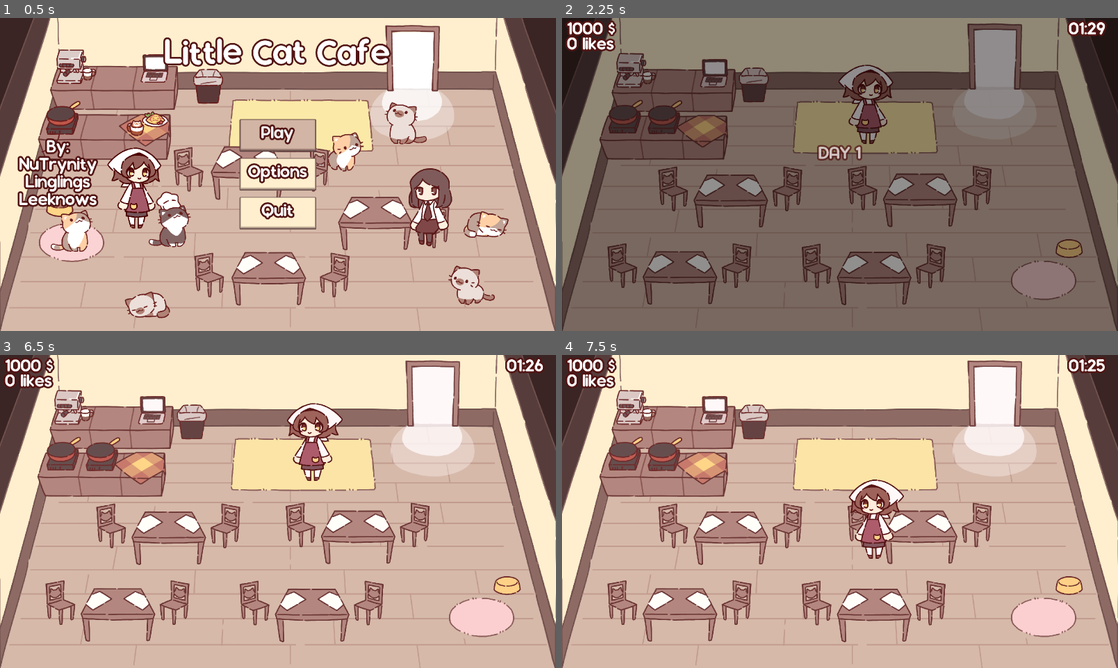
Above: before the commit, frames 1-4 (two rows, left to right).
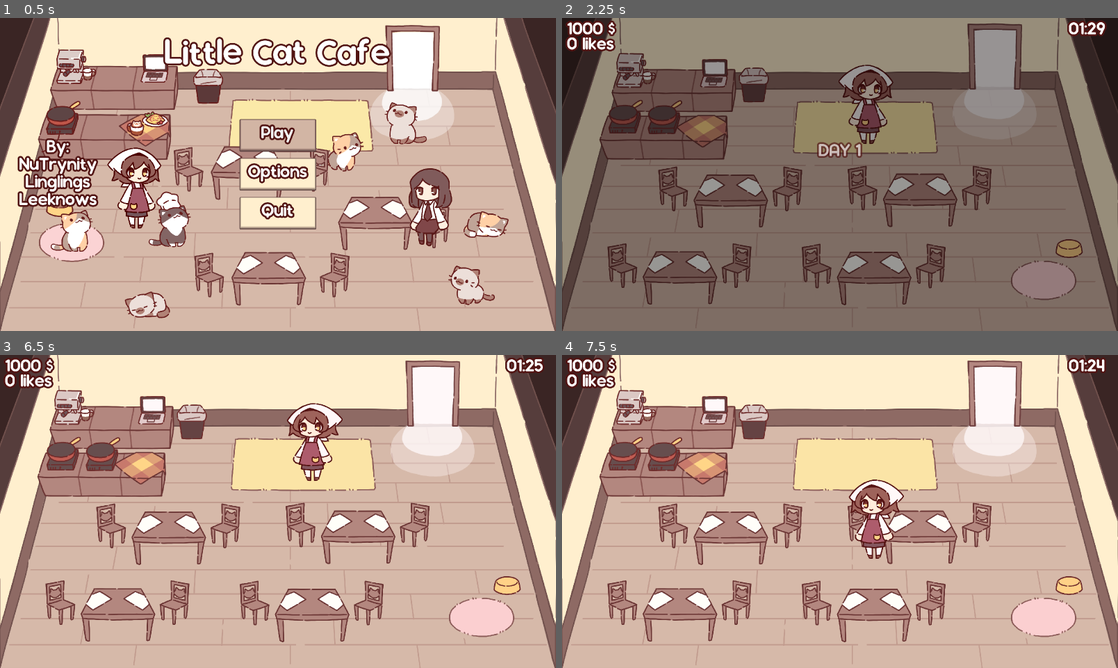
Above: after the commit, the same moments.

Repository: NuTrynity/Little-Cat-Cafe
Game: Godot game, scene res://Nodes/UI/main_menu.tscn
Same seed, same stepped clock (60 frames per second), same inputs: the game is played once before the commit and once after it.
Inputs (mouse positions are in pixels of both pictures, inside the frame that each line leads up to):
- Up to frame 1 (0.5 s): no input
- Up to frame 2 (2.25 s): click "Play" at 0.5 s; move the mouse to (962, 158) at 1.27 s; hold Right (move_right) 1.28-2 s; hold E (interact) 1.28-2 s; click (962, 158) at 1.42 s; drag from (728, 190) to (995, 89) at 2.02 s
- Up to frame 3 (6.5 s): move the mouse to (333, 442) at 2.77 s; hold Right (move_right) 2.78-3.5 s; hold E (interact) 2.78-3.5 s; drag from (250, 574) to (150, 426) at 3.52 s; move the mouse to (444, 558) at 4.27 s; hold A (move_left) 4.28-5 s; hold E (interact) 4.28-5 s; tap Escape (ui_cancel) at 4.9 s; drag from (111, 464) to (411, 549) at 5.02 s; click "Resume Game" at 5.75 s
- Up to frame 4 (7.5 s): move the mouse to (867, 511) at 6.52 s; hold S (move_down) 6.53-7.25 s; hold E (interact) 6.53-7.25 s; click (867, 511) at 6.67 s; drag from (756, 433) to (662, 477) at 7.27 s

Frame 1 is identical in both runs. In frame 2, 0.3% of the frame differs, in the area x 1-94%, y 0-46%; in frame 3, less than 0.1%; in frame 4, less than 0.1%.

Commit message:
removed loading screen since it was unecessary

Diff:
--- /dev/null
+++ b/Scripts/ResourceScripts/SaveScript.gd
@@ -0,0 +1,7 @@
+extends Node
+
+func save_game():
+	pass
+
+func load_game():
+	pass
--- a/Scripts/UIScripts/game_condition.gd
+++ b/Scripts/UIScripts/game_condition.gd
@@ -49,7 +49,6 @@
 	resources.carry_amt = 0
 
 func _on_next_day_pressed():
-	var loading_screen = load("res://Nodes/UI/loading_screen.tscn")
-	get_tree().change_scene_to_packed(loading_screen)
+	get_tree().reload_current_scene()
 	AudioManager.play_sound(click)
 	game_manager.days += 1
--- a/Scripts/UIScripts/loading_screen.gd
+++ /dev/null
@@ -1,17 +0,0 @@
-extends Control
-
-var progress = []
-var scene_name
-var scene_load_status = 0
-
-func _ready():
-	get_tree().paused = false
-	scene_name = "res://scene_0.tscn"
-	ResourceLoader.load_threaded_request(scene_name)
-
-func _process(_delta):
-	scene_load_status = ResourceLoader.load_threaded_get_status(scene_name, progress)
-	$ProgressBar.value = floor(progress[0] * 100)
-	if scene_load_status == ResourceLoader.THREAD_LOAD_LOADED:
-		var new_scene = ResourceLoader.load_threaded_get(scene_name)
-		get_tree().change_scene_to_packed(new_scene)
--- a/Scripts/UIScripts/main_menu.gd
+++ b/Scripts/UIScripts/main_menu.gd
@@ -16,8 +16,7 @@
 	$CenterContainer/Buttons.show()
 
 func _on_play_pressed():
-	var loading_screen = load("res://Nodes/UI/loading_screen.tscn")
-	get_tree().change_scene_to_packed(loading_screen)
+	get_tree().change_scene_to_file("res://scene_0.tscn")
 	AudioManager.play_sound(click)
 
 func _on_options_pressed():
--- a/Scripts/UIScripts/options_menu.gd
+++ b/Scripts/UIScripts/options_menu.gd
@@ -11,9 +11,16 @@
 	$Menu/Sliders/SFX/SFXSlider.value = game_manager.sfx_volume
 	$Menu/Sliders/Music/MusicSlider.value = game_manager.music_volume
 
-func _on_back_pressed():
+func hide_options():
 	hide()
 	back.emit()
+
+func _unhandled_input(event):
+	if event.is_action_pressed("ui_cancel"):
+		hide_options()
+
+func _on_back_pressed():
+	hide_options()
 	AudioManager.play_sound(click)
 
 func _on_sfx_slider_value_changed(value):
Not shown: 5 places in Assets/Theme/main_menu.tres that only renumber resources
Binary file changed: game_icon.png
Not shown, added: game_icon.png~
